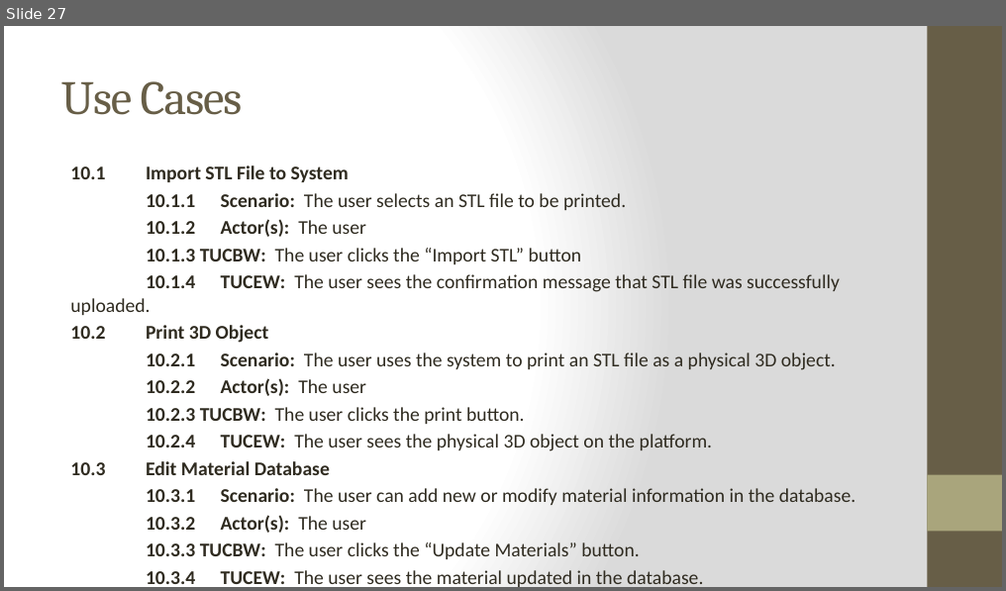
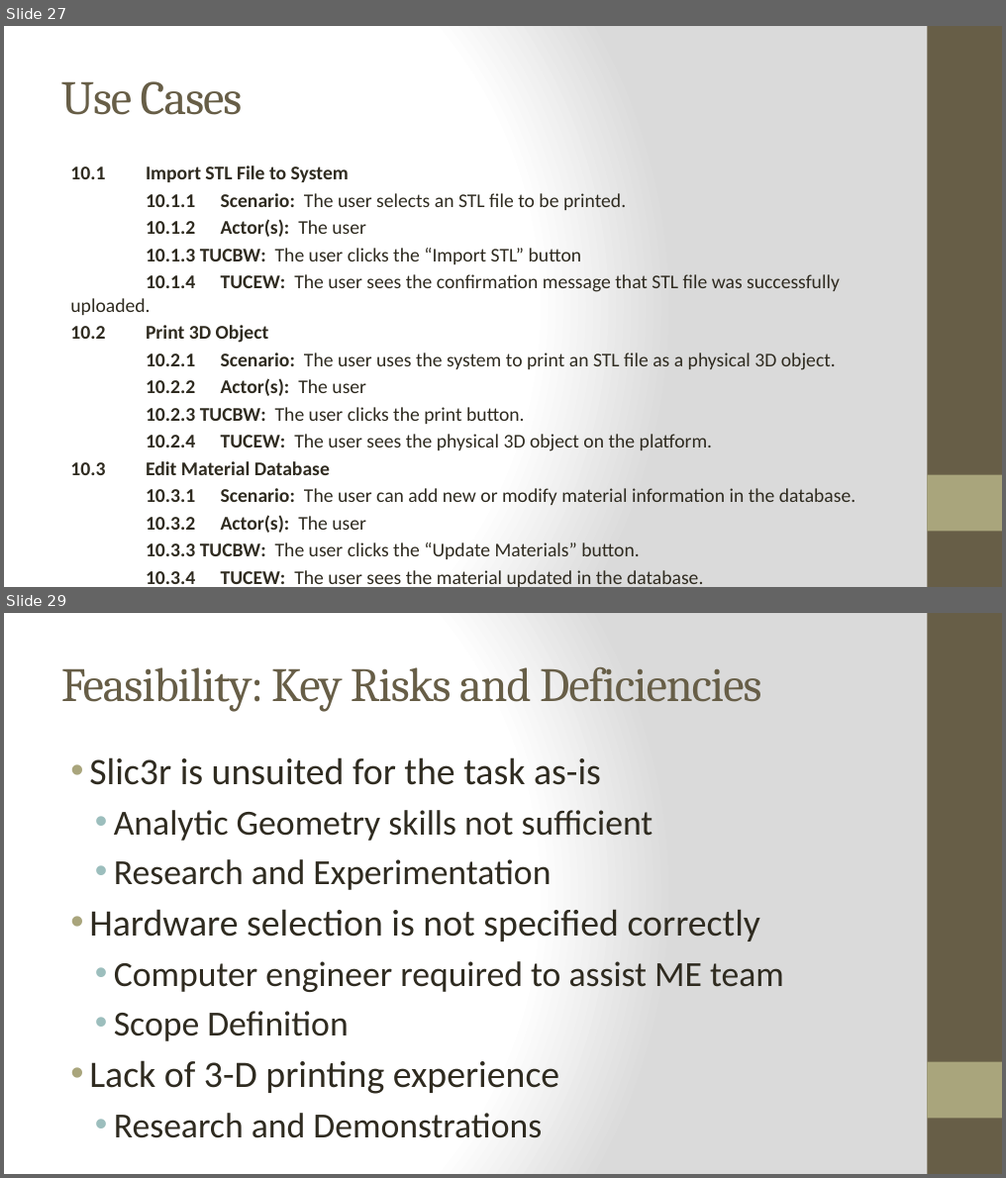
Before and after one commit to qpHalcy0n/SRDesign, a slide deck: SRS Presentation/SRS Presentation.pptx. Shown one above the other, each under a label of ours: slide 27 before the commit, slides 27 and 29 after it; the slides between them are not shown. The pictures are 1006x591 and 1006x1178 pixels, drawn with LibreOffice and Linux fonts; fonts in the diff are those of the drawing. Boxes give left, top, right and bottom in pixels: in the first picture for what was removed or moved away, otherwise in the second. Text is boxed around its words. In the diff, an @@ line names an element or a change of style, - is before the commit and + after.

```diff
--- a/SRS Presentation/SRS Presentation.pptx
+++ b/SRS Presentation/SRS Presentation.pptx
@@ slide 29 added at [4,613,1002,1174], background gradient #FFFFFF to #DADADA; not listed: 2 template elements that a slide beside it also shows @@
@@ title added at [61,667,761,712], 46 pt, text #675E47 @@
+Feasibility: Key Risks and Deficiencies
@@ text added at [89,758,784,1139], 34 pt, text #2F2B20 @@
+• Slic3r is unsuited for the task as-is
+  • Analytic Geometry skills not sufficient
+  • Research and Experimentation
+• Hardware selection is not specified correctly
+  • Computer engineer required to assist ME team
+  • Scope Definition
+• Lack of 3-D printing experience
+  • Research and Demonstrations
```
Also in this commit, not shown: 3 other slides added.
